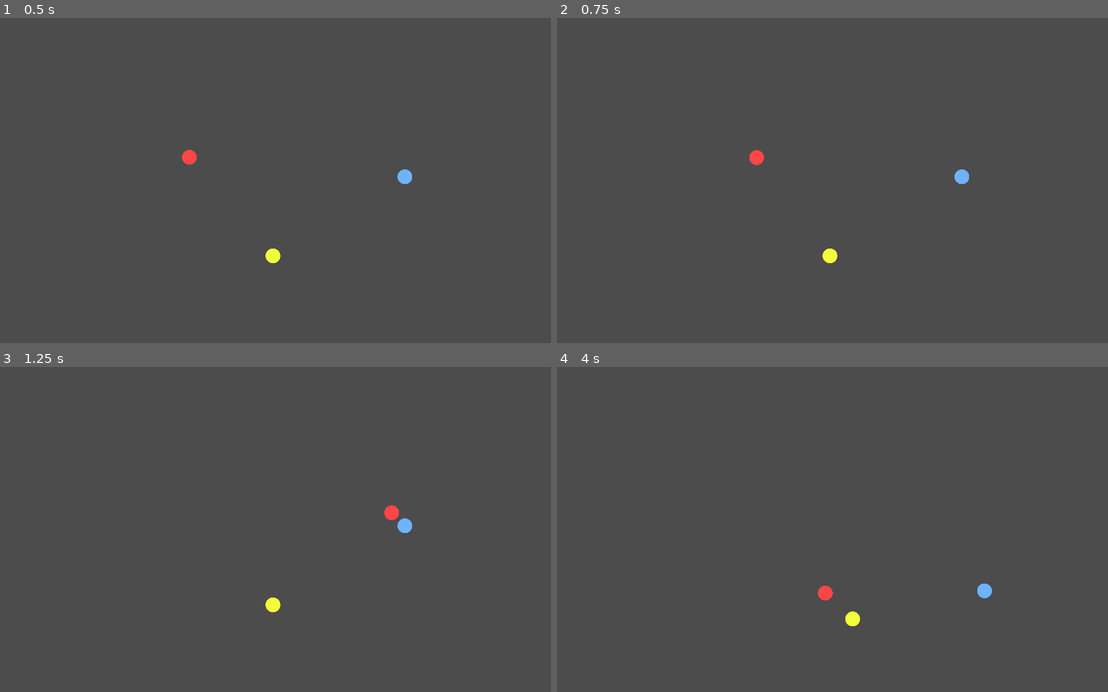
Above: before the commit, frames 1-4 (two rows, left to right).
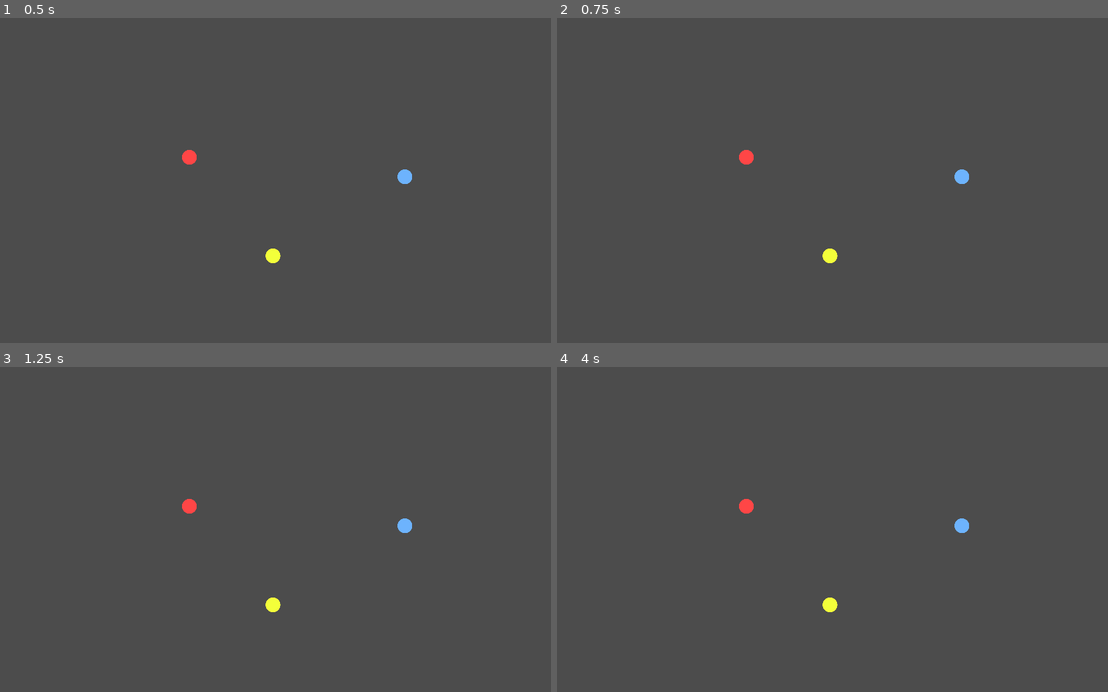
Above: after the commit, the same moments.

Repository: petey3/black-hole-fun
Game: Godot game, scene res://GodPoolGame/TestScenes/BallTest.tscn
Same seed, same stepped clock (60 frames per second), same inputs: the game is played once before the commit and once after it. The project has no main scene, so this scene is started directly.
Inputs (mouse positions are in pixels of both pictures, inside the frame that each line leads up to):
- Up to frame 1 (0.5 s): no input
- Up to frame 2 (0.75 s): tap Enter (ui_accept) at 0.5 s; move the mouse to (953, 164) at 0.52 s; click (953, 164) at 0.67 s
- Up to frame 3 (1.25 s): tap Enter (ui_accept) at 0.77 s
- Up to frame 4 (4 s): tap Enter (ui_accept) at 1.25, 1.52, 3.02, 3.77 s; move the mouse to (716, 545) at 1.27 s; click (716, 545) at 1.42 s; move the mouse to (887, 458) at 2.02 s; click (887, 458) at 2.17 s; move the mouse to (804, 594) at 2.77 s; click (804, 594) at 2.92 s; move the mouse to (997, 578) at 3.52 s; click (997, 578) at 3.67 s

Frame 1 is identical in both runs. In frame 2, 0.2% of the frame differs, in the area x 33-38%, y 40-46%; in frame 3, 0.2%; in frame 4, 0.6%, in the area x 33-79%, y 40-80%.

Commit message:
WIP pullback mechanic

Diff:
--- /dev/null
+++ b/GodPoolGame/Components/PullBackComponent.tscn
@@ -0,0 +1,6 @@
+[gd_scene load_steps=2 format=2]
+
+[ext_resource path="res://PullBackComponent.gd" type="Script" id=1]
+
+[node name="PullBackComponent" type="Node"]
+script = ExtResource( 1 )
--- /dev/null
+++ b/GodPoolGame/TestScenes/BallTest.gd
@@ -0,0 +1,9 @@
+extends Node2D
+
+onready var player_ball = $PlayerBall
+
+export (float) var force_max = 30
+
+func _on_PullBackComponent_pull_back_released(direction, power_ratio):
+	var force = power_ratio * force_max
+	player_ball.apply_impulse(Vector2.ZERO, direction * force)
--- a/GodPoolGame/TestScenes/BallTest.tscn
+++ b/GodPoolGame/TestScenes/BallTest.tscn
@@ -1,6 +1,8 @@
-[gd_scene load_steps=4 format=2]
+[gd_scene load_steps=6 format=2]
 
 [ext_resource path="res://GodPoolGame/TestSubjects/TestBall.tscn" type="PackedScene" id=1]
+[ext_resource path="res://PullBackComponent.gd" type="Script" id=2]
+[ext_resource path="res://GodPoolGame/TestScenes/BallTest.gd" type="Script" id=3]
 
 [sub_resource type="RectangleShape2D" id=1]
 extents = Vector2( 10, 300 )
@@ -9,10 +11,15 @@
 extents = Vector2( 500, 10 )
 
 [node name="BallTest" type="Node2D"]
+script = ExtResource( 3 )
 
-[node name="TestBall" parent="." instance=ExtResource( 1 )]
+[node name="PullBackComponent" type="Node" parent="."]
+script = ExtResource( 2 )
+
+[node name="PlayerBall" parent="." instance=ExtResource( 1 )]
 modulate = Color( 1, 0.277344, 0.277344, 1 )
 position = Vector2( 358, 257 )
+is_under_control = false
 
 [node name="TestBall2" parent="." instance=ExtResource( 1 )]
 modulate = Color( 0.431373, 0.705882, 0.996078, 1 )
@@ -49,3 +56,5 @@
 [node name="CollisionShape2D" type="CollisionShape2D" parent="Level/StaticBody2D4"]
 position = Vector2( 516, 603 )
 shape = SubResource( 2 )
+
+[connection signal="pull_back_released" from="PullBackComponent" to="." method="_on_PullBackComponent_pull_back_released"]
--- /dev/null
+++ b/GodPoolGame/TestSubjects/PullBackComponent.gd
@@ -0,0 +1 @@
+extends Node
--- /dev/null
+++ b/PullBackComponent.gd
@@ -0,0 +1,26 @@
+extends Node
+class_name PullBackComponent
+
+signal pull_back_released(direction, power_ratio)
+
+export (float) var max_power_distance = 300
+
+var down_position = Vector2.ZERO
+var up_position = Vector2.ZERO
+
+var is_pulling_back = false
+
+func _input(event):
+	if event is InputEventMouseButton:
+		if event.pressed and not is_pulling_back:
+			down_position = event.position
+			is_pulling_back = true
+		elif is_pulling_back and not event.pressed:
+			up_position = event.position
+			is_pulling_back = false
+			var direction: Vector2 = down_position - up_position
+			direction = direction.limit_length(max_power_distance)
+			print("DIRECTION: " + str(direction))
+			var ratio = direction.length() / max_power_distance
+			print("RATIO: " + str(ratio))
+			emit_signal("pull_back_released", direction, ratio)
--- a/project.godot
+++ b/project.godot
@@ -103,6 +103,11 @@
 "class": "Normalizer",
 "language": "GDScript",
 "path": "res://JamKit/Utilities/Normalizer.gd"
+}, {
+"base": "Node",
+"class": "PullBackComponent",
+"language": "GDScript",
+"path": "res://PullBackComponent.gd"
 }, {
 "base": "Sprite",
 "class": "PurpleSprite",
@@ -234,6 +239,7 @@
 "IntSequencer": "",
 "MovementComponent2D": "",
 "Normalizer": "",
+"PullBackComponent": "",
 "PurpleSprite": "",
 "QueueFreeFeedback": "",
 "Random": "",
